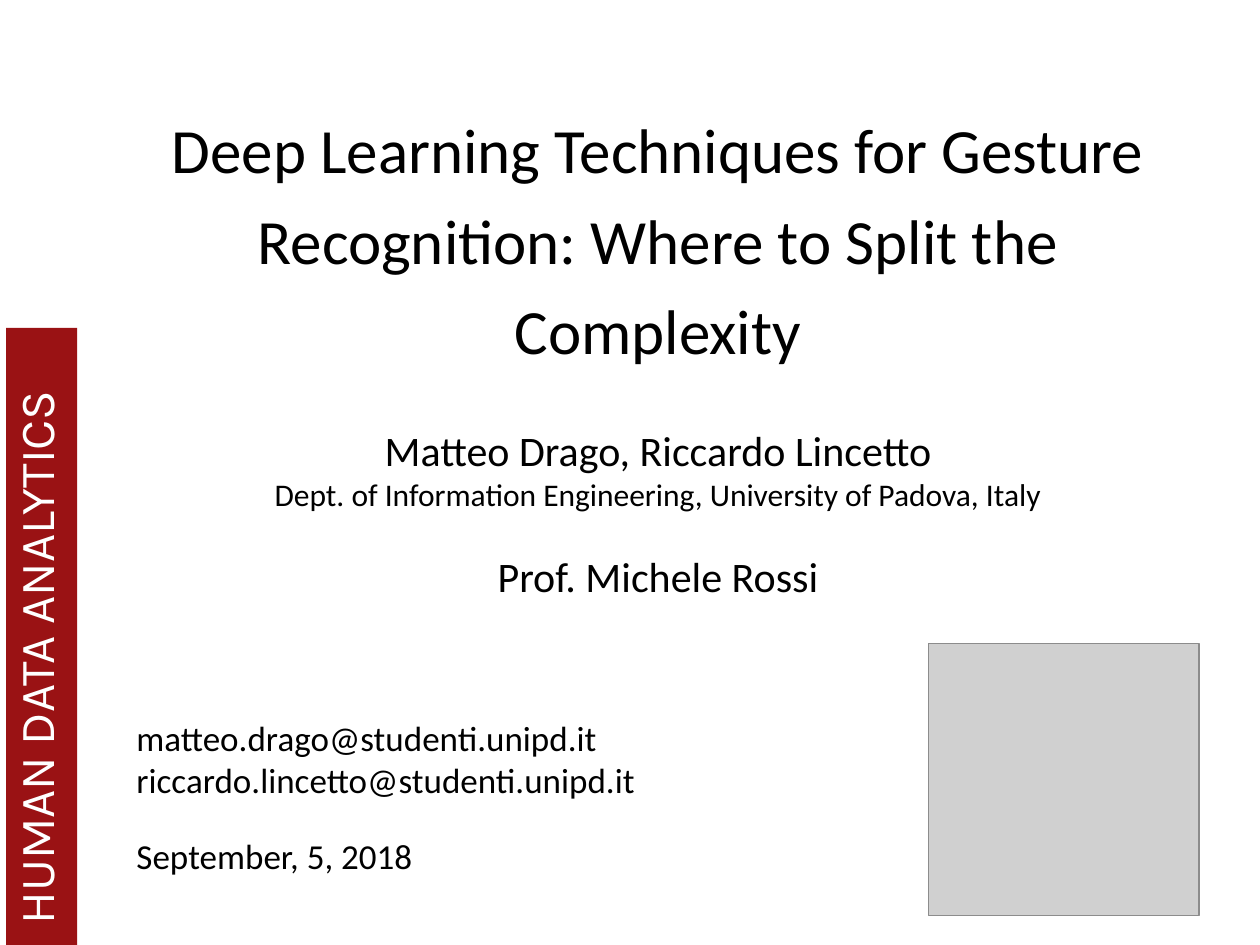
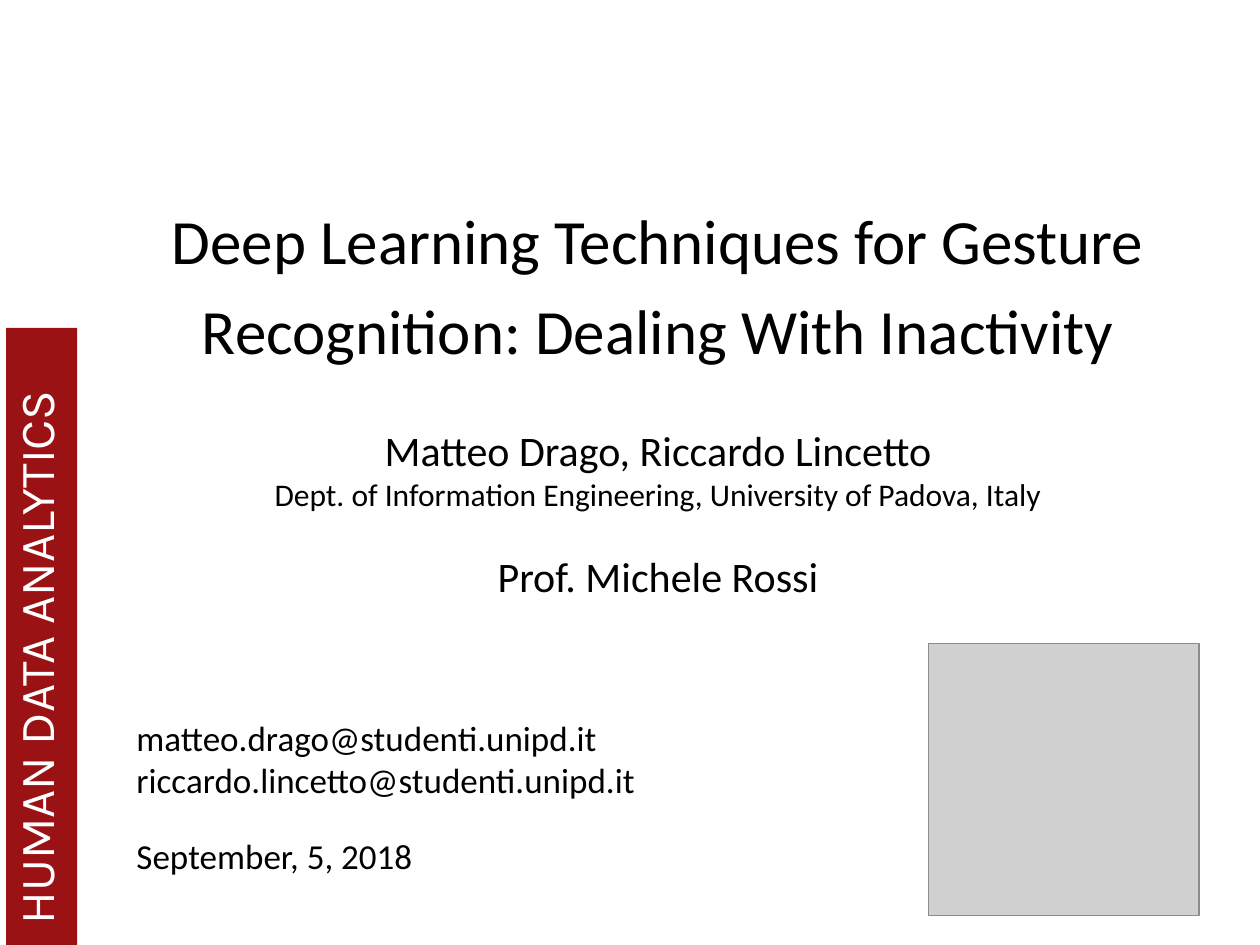
Before and after one commit to MatteoDrago/hda-project, a slide deck: slide 1 of presentation/HDA 2018.pptx. Drawn at 1260x945 pixels with LibreOffice and Linux fonts; fonts in the diff are those of the drawing; grey boxes stand for pictures; background and template pictures are left out. Boxes give left, top, right and bottom in pixels: in the first picture for what was removed or moved away, otherwise in the second. Text is boxed around its words. In the diff, an @@ line names an element or a change of style, - is before the commit and + after.

```diff
--- a/presentation/HDA 2018.pptx
+++ b/presentation/HDA 2018.pptx
@@ title at (172, 220, 1143, 365): text changed @@
-Deep Learning Techniques for Gesture Recognition: Where to Split the Complexity
+Deep Learning Techniques for Gesture Recognition: Dealing With Inactivity
```
Also in this commit, not shown: 2 other slides changed.
